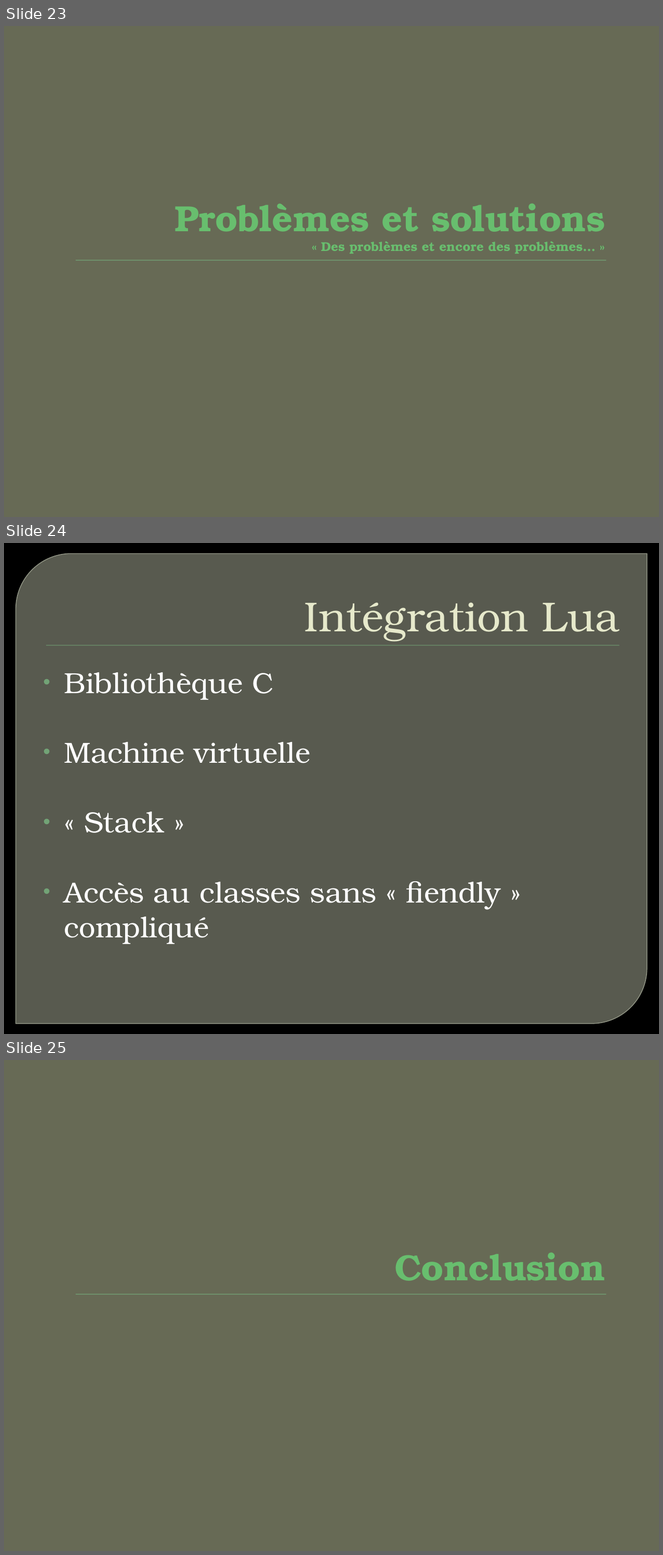
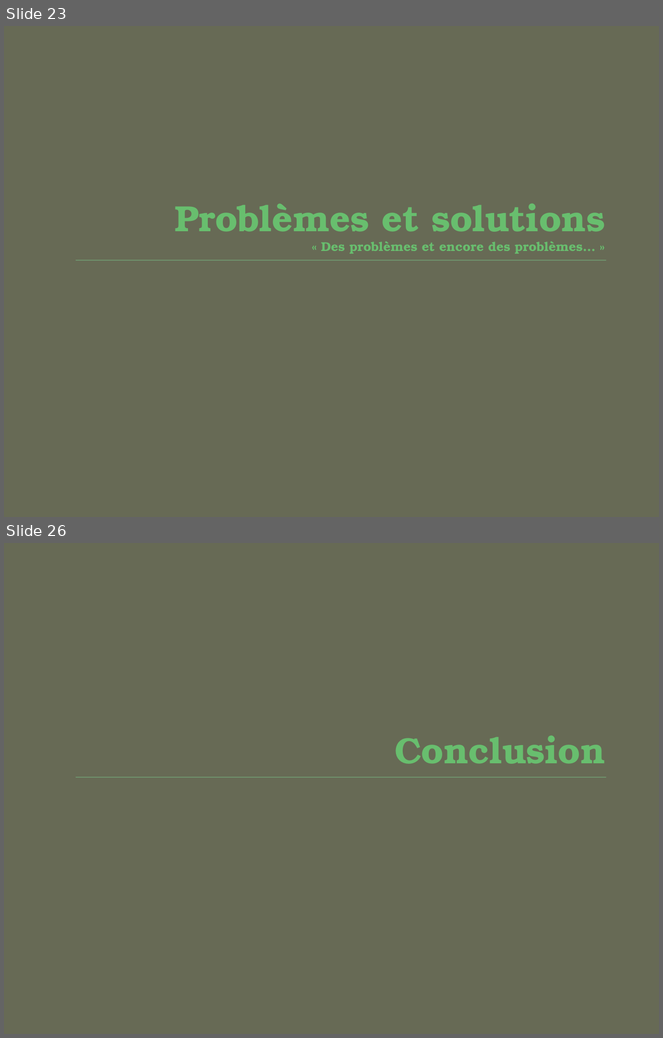
Before and after one commit to Raphy/bomberman, a slide deck: Bomberman - Présentation.pptx. Shown one above the other, each under a label of ours: slides 23, 24 and 25 before the commit, slides 23 and 26 after it; the slides between them are not shown. The pictures are 663x1555 and 663x1038 pixels, drawn with LibreOffice and Linux fonts; fonts in the diff are those of the drawing; background and template pictures are left out. Boxes give left, top, right and bottom in pixels: in the first picture for what was removed or moved away, otherwise in the second. Text is boxed around its words. In the diff, an @@ line names an element or a change of style, - is before the commit and + after.

```diff
--- a/Bomberman - Présentation.pptx
+++ b/Bomberman - Présentation.pptx
@@ slide 24 removed at [4, 543, 659, 1034], background picture (left out) @@
@@ round diag rect removed at [16, 553, 647, 1024] @@
@@ title removed at [305, 602, 620, 641] @@
-Intégration Lua
@@ rectangle removed at [46, 645, 619, 646] @@
@@ text removed at [64, 672, 501, 944] @@
-• Bibliothèque C
-• Machine virtuelle
-• « Stack »
-• Accès au classes sans « fiendly » compliqué
@@ what was slide 25 is now slide 26 @@
```
Also in this commit, not shown: 2 slides changed, 5 slides added, 3 other slides removed.
